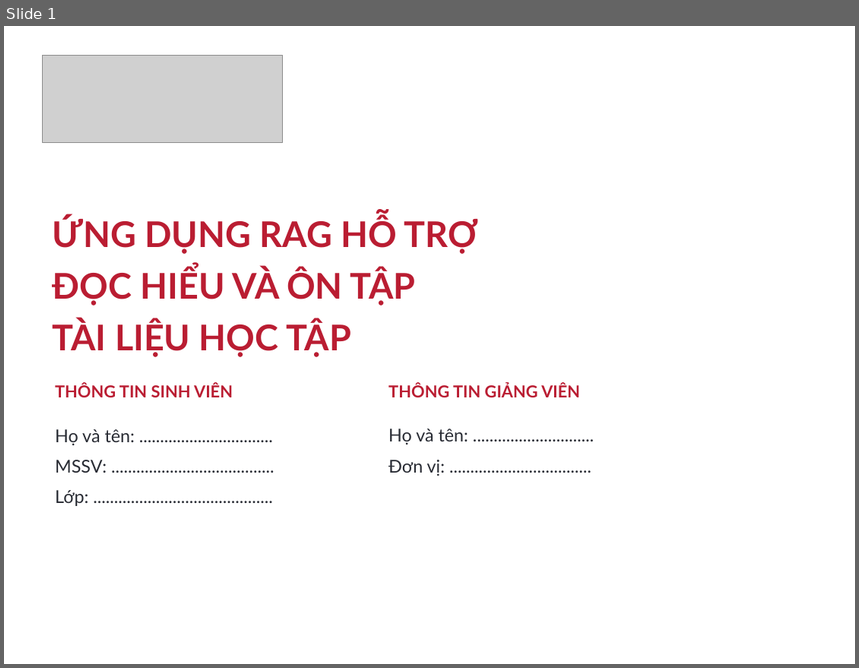
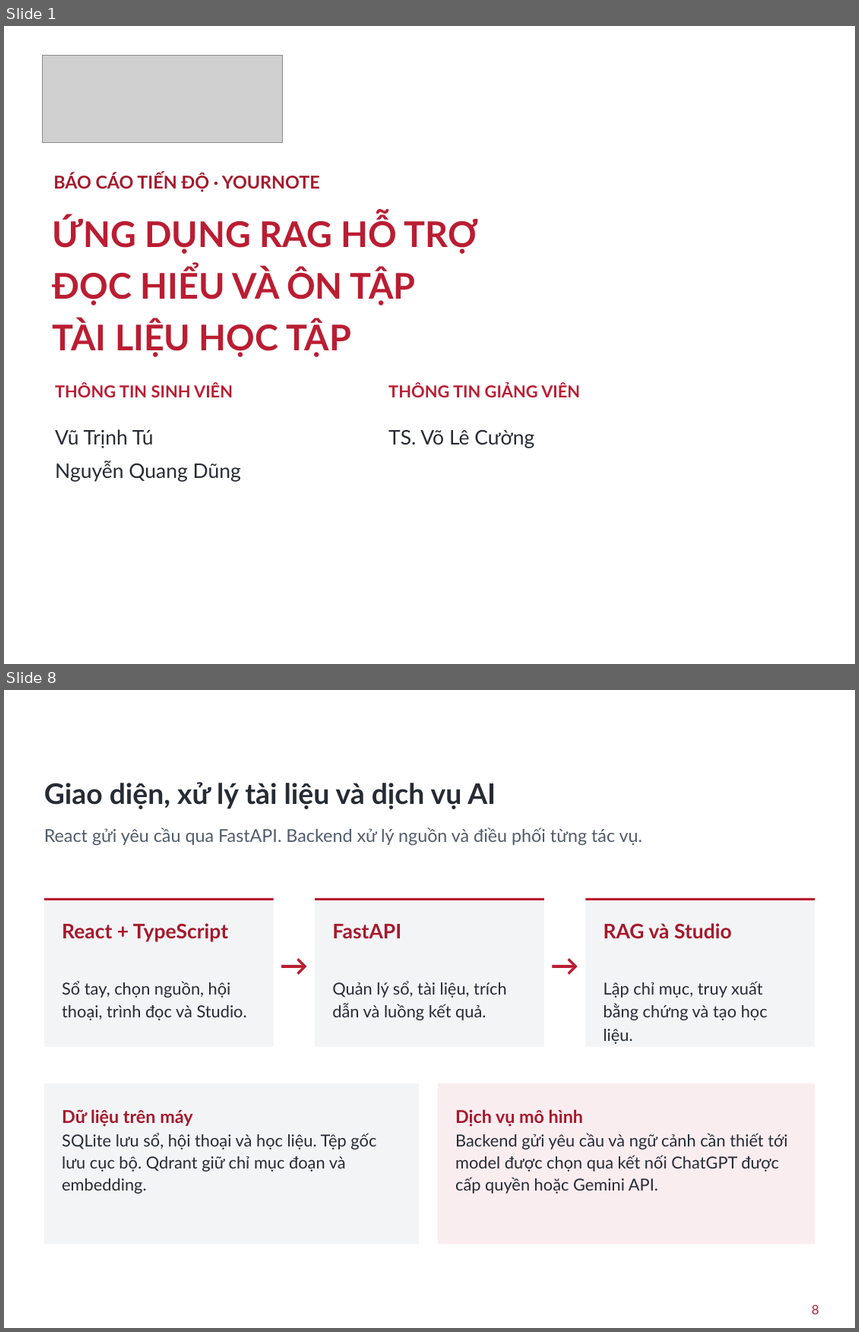
Before and after one commit to Vutu2003/yournote, a slide deck: reports/slide/Research_Notebook_HUST.pptx. Shown one above the other, each under a label of ours: slide 1 before the commit, slides 1 and 8 after it; the slides between them are not shown. The pictures are 859x668 and 859x1332 pixels, drawn with LibreOffice and Linux fonts; fonts in the diff are those of the drawing; grey boxes stand for pictures; background and template pictures are left out. Boxes give left, top, right and bottom in pixels: in the first picture for what was removed or moved away, otherwise in the second. Text is boxed around its words. In the diff, an @@ line names an element or a change of style, - is before the commit and + after.

```diff
--- a/reports/slide/Research_Notebook_HUST.pptx
+++ b/reports/slide/Research_Notebook_HUST.pptx
@@ slide 8 added at box(4, 690, 855, 1328), background picture (left out) @@
@@ text added at box(34, 702, 821, 736), 24 pt, text #FFFFFF, bold @@
+KIẾN TRÚC HỆ THỐNG
@@ text added at box(44, 782, 496, 809), 24 pt, text #262B35, bold @@
+Giao diện, xử lý tài liệu và dịch vụ AI
@@ text added at box(44, 828, 643, 846), 15 pt, text #515B6B @@
+React gửi yêu cầu qua FastAPI. Backend xử lý nguồn và điều phối từng tác vụ.
@@ rectangle added at box(44, 897, 273, 1046), fill #F3F4F6 @@
@@ rectangle added at box(44, 897, 273, 901), fill #BA1D32 @@
@@ rectangle added at box(315, 897, 544, 1046), fill #F3F4F6 @@
@@ rectangle added at box(315, 897, 544, 901), fill #BA1D32 @@
@@ rectangle added at box(585, 897, 814, 1046), fill #F3F4F6 @@
@@ rectangle added at box(585, 897, 814, 901), fill #BA1D32 @@
@@ text added at box(62, 923, 228, 942), 17 pt, text #A5182B, bold @@
+React + TypeScript
@@ text added at box(332, 924, 401, 939), 17 pt, text #A5182B, bold @@
+FastAPI
@@ text added at box(604, 923, 732, 939), 17 pt, text #A5182B, bold @@
+RAG và Studio
@@ text added at box(278, 942, 310, 989), 24 pt, text #BA1D32, bold @@
+→
@@ text added at box(549, 942, 581, 989), 24 pt, text #BA1D32, bold @@
+→
@@ text added at box(62, 981, 247, 1021), 14 pt, text #262B35 @@
+Sổ tay, chọn nguồn, hội thoại, trình đọc và Studio.
@@ text added at box(332, 981, 507, 1021), 14 pt, text #262B35 @@
+Quản lý sổ, tài liệu, trích dẫn và luồng kết quả.
@@ text added at box(604, 981, 768, 1044), 14 pt, text #262B35 @@
+Lập chỉ mục, truy xuất bằng chứng và tạo học liệu.
@@ rectangle added at box(44, 1083, 418, 1244), fill #F3F4F6 @@
@@ rectangle added at box(438, 1083, 815, 1244), fill #FAEDF0 @@
@@ text added at box(62, 1110, 192, 1127), 15 pt, text #A5182B, bold @@
+Dữ liệu trên máy
@@ text added at box(455, 1110, 583, 1127), 15 pt, text #A5182B, bold @@
+Dịch vụ mô hình
@@ text added at box(62, 1133, 376, 1194), 14 pt, text #262B35 @@
+SQLite lưu sổ, hội thoại và học liệu. Tệp gốc lưu cục bộ. Qdrant giữ chỉ mục đoạn và embedding.
@@ text added at box(455, 1133, 788, 1194), 14 pt, text #262B35 @@
+Backend gửi yêu cầu và ngữ cảnh cần thiết tới model được chọn qua kết nối ChatGPT được cấp quyền hoặc Gemini API.
@@ text added at box(812, 1305, 819, 1315), 11 pt, text #BA1D32 @@
+8
@@ slide 1 changed as well @@
@@ text added at box(53, 173, 320, 192), 15 pt, text #A5182B, bold @@
+BÁO CÁO TIẾN ĐỘ · YOURNOTE
@@ text at box(55, 430, 241, 482): text changed; size 15 to 17 pt @@
-Họ và tên: ................................
-MSSV: .......................................
-Lớp: ...........................................
+Vũ Trịnh Tú
+Nguyễn Quang Dũng
@@ text at box(389, 430, 534, 449): text changed; size 15 to 17 pt @@
-Họ và tên: .............................
-Đơn vị: ..................................
+TS. Võ Lê Cường
```
Also in this commit, not shown: 15 other slides added, 8 slides removed, 41 other files.
